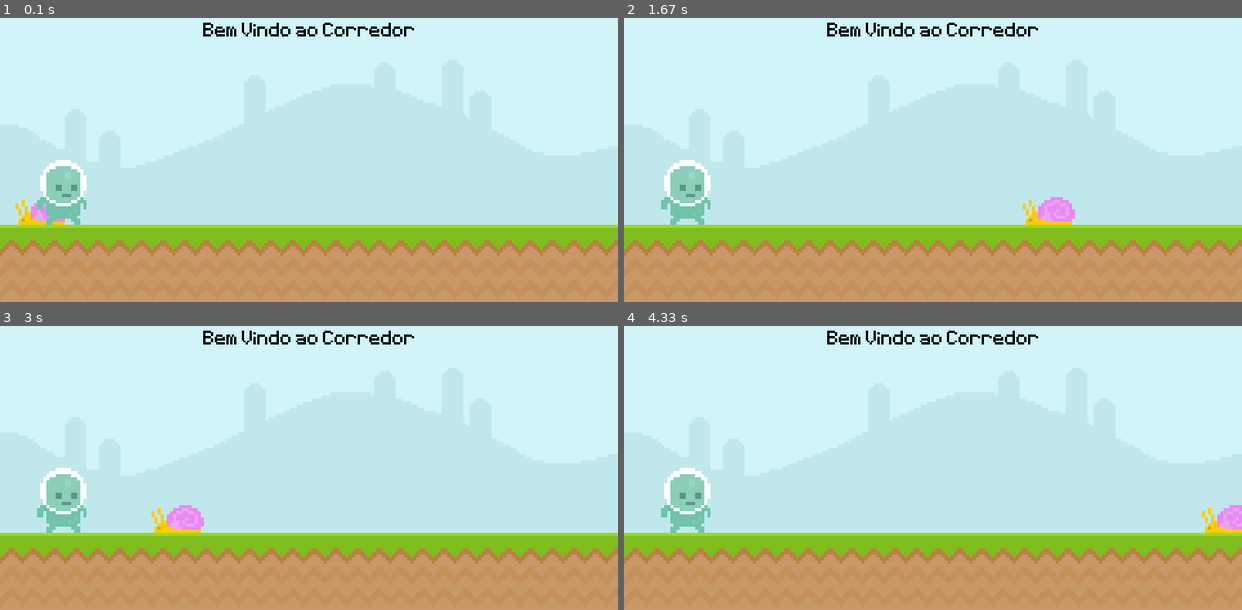
Above: before the commit, frames 1-4 (two rows, left to right).
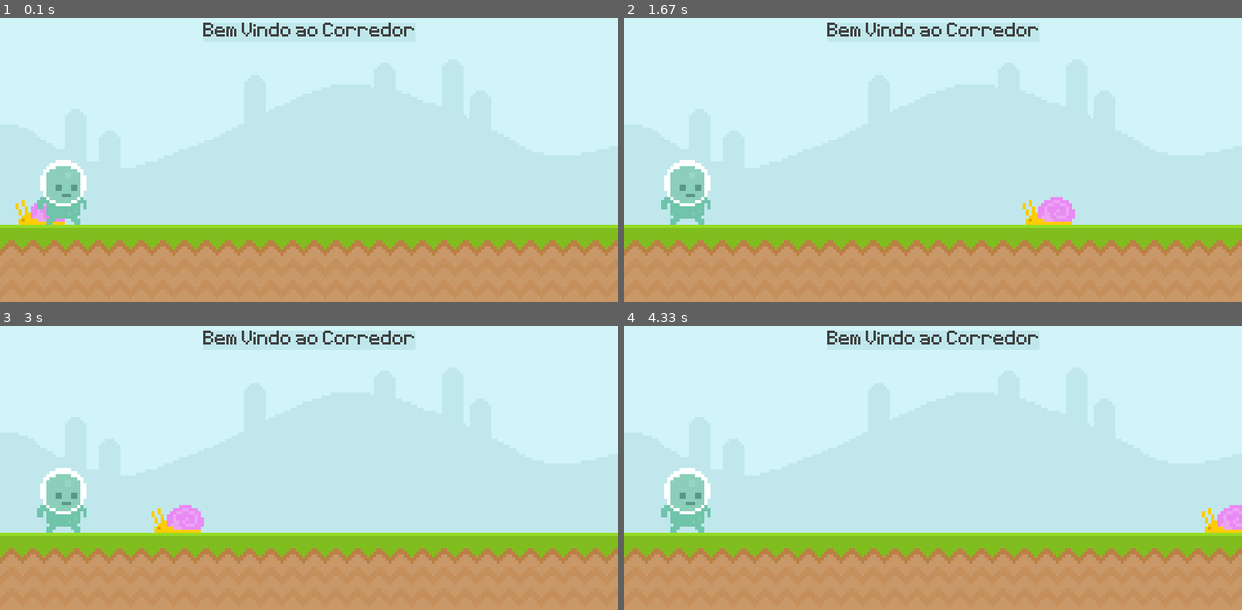
Above: after the commit, the same moments.

Repository: XxipeTotecs/PythonGame
Game: pygame game, started from index.py
The game is run twice, just before and just after one commit, with the same random seed, the same clock (stepped at 60 frames per second) and the same inputs.
Inputs:
- Up to frame 1 (0.1 s): no input
- Up to frame 2 (1.67 s): no input
- Up to frame 3 (3 s): no input
- Up to frame 4 (4.33 s): no input

The runs differ from the first frame. In frame 1, 0.6% of the frame differs, in the area x 32-67%, y 1-7%; in frame 2, 0.6%; in frame 3, 0.6%; in frame 4, 0.6%.

Commit message:
atualizando as cores

Diff:
--- a/index.py
+++ b/index.py
@@ -15,7 +15,7 @@
     'UltimatePygameIntro/graphics/ground.png').convert()
 
 
-score_surface = test_font.render('Bem Vindo ao Corredor', False, 'Black')
+score_surface = test_font.render('Bem Vindo ao Corredor', False, (64, 64, 64))
 score_retangulo = score_surface.get_rect(center=(400, 50))
 
 snail_surface = pygame.image.load(
@@ -33,10 +33,12 @@
             pygame.quit()
             exit()
         # if event.type == pygame.MOUSEMOTION:
-        #    if player_retangulo.collidepoint(event.pos)
+        # if player_retangulo.collidepoint(event.pos)
 
     screen.blit(sky_surface, (0, 0))
     screen.blit(ground_surface, (0, 300))
+    pygame.draw.rect(screen, '#c0e8ec', score_retangulo)
+    pygame.draw.rect(screen, '#c0e8ec', score_retangulo, 10)
     screen.blit(score_surface, score_retangulo)
 
     snail_retangulo.x -= 4
